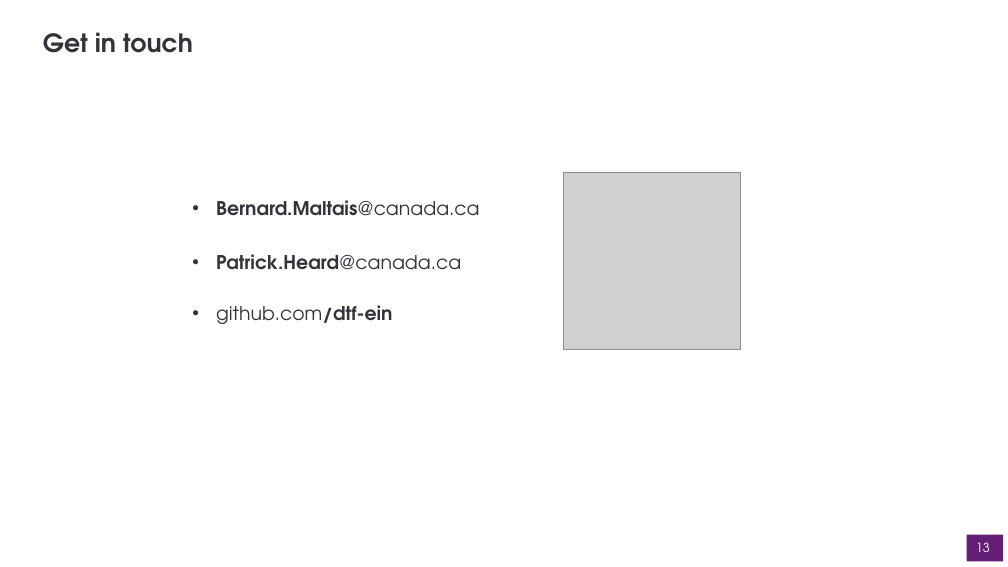
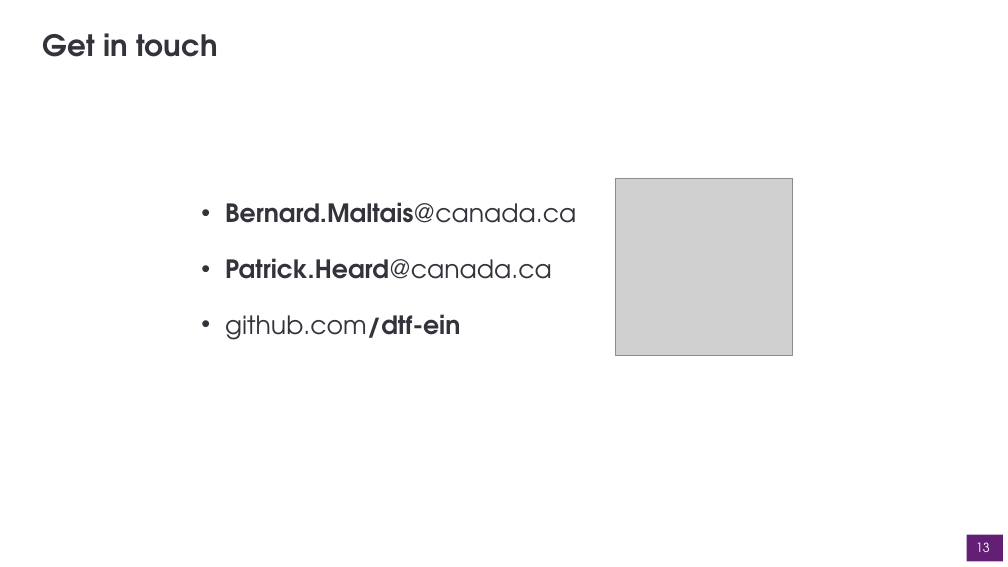
Before and after one commit to dto-btn/reading-material, a slide deck: slide 13 of presentations/digital-hour-cloud-automation.pptx. Drawn at 1008x567 pixels with LibreOffice and Linux fonts; fonts in the diff are those of the drawing; grey boxes stand for pictures; background and template pictures are left out. Boxes give left, top, right and bottom in pixels: in the first picture for what was removed or moved away, otherwise in the second. Text is boxed around its words. In the diff, an @@ line names an element or a change of style, - is before the commit and + after.

```diff
--- a/presentations/digital-hour-cloud-automation.pptx
+++ b/presentations/digital-hour-cloud-automation.pptx
@@ title "Get in touch" at (43,33,217,57): size 24 to 28 pt @@
@@ text "Bernard.Maltais@canada.ca": place and size @@
-text "Bernard.Maltais@canada.ca" at (216,200,479,324)
+text "Bernard.Maltais@canada.ca" at (225,202,576,340)
@@ text "Bernard.Maltais@canada.ca" at (225,202,576,340): size 18 to 24 pt; line spacing 0.9 to 1.5 @@
@@ picture: place and size @@
-picture at (563,172,740,349)
+picture at (616,178,792,355)
```
Also in this commit, not shown: 9 other slides changed, 1 other file.
